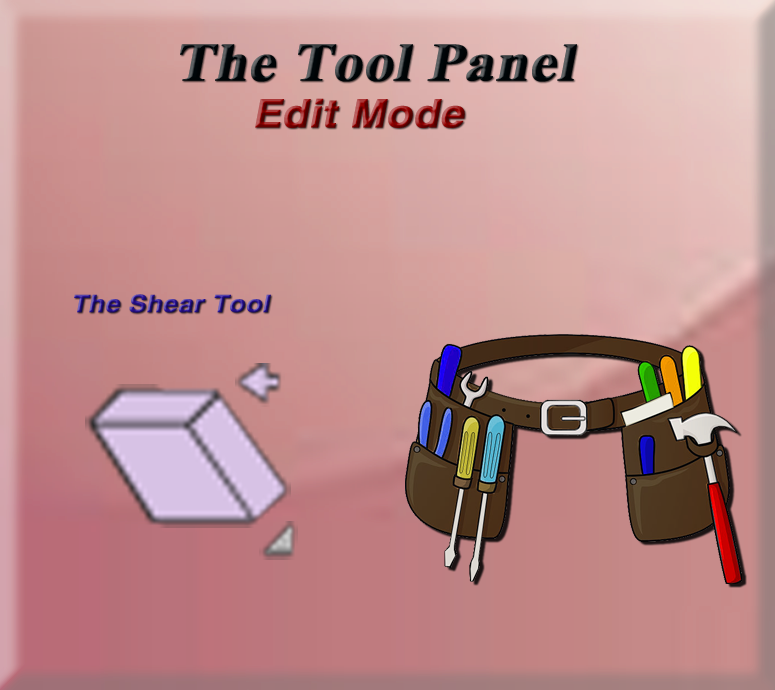
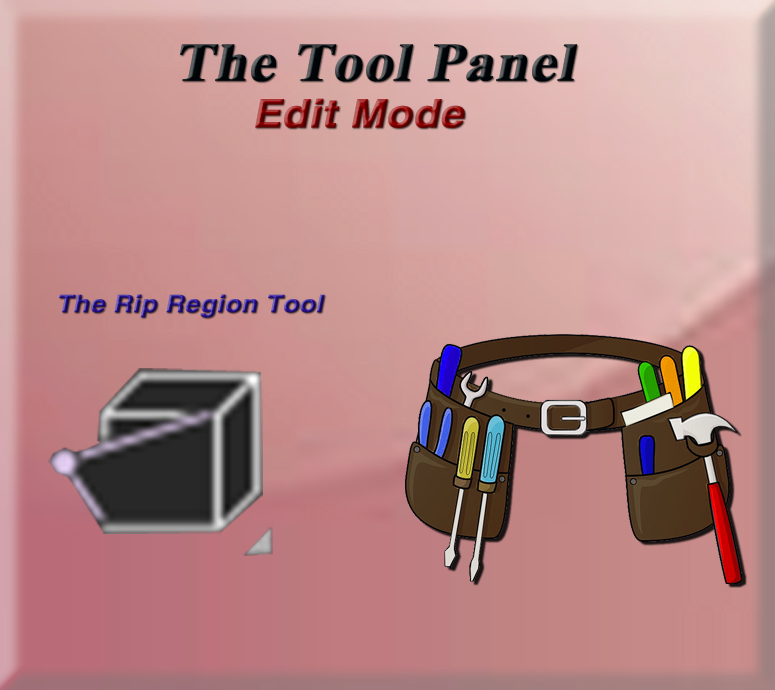
Comparing the layer stacks of the two (775, 690) images. Changes:
moved "Brightness/Contrast 1" above "Layer 9", painted on it over [242, 521, 298, 560]
removed layer "Layer 7" over [85, 384, 291, 528]
renamed "Layer 8" to "Layer 9", painted on it over [48, 363, 285, 534]
renamed "The Shear Tool" to "The Rip Region Tool", painted on it over [59, 294, 325, 318]
